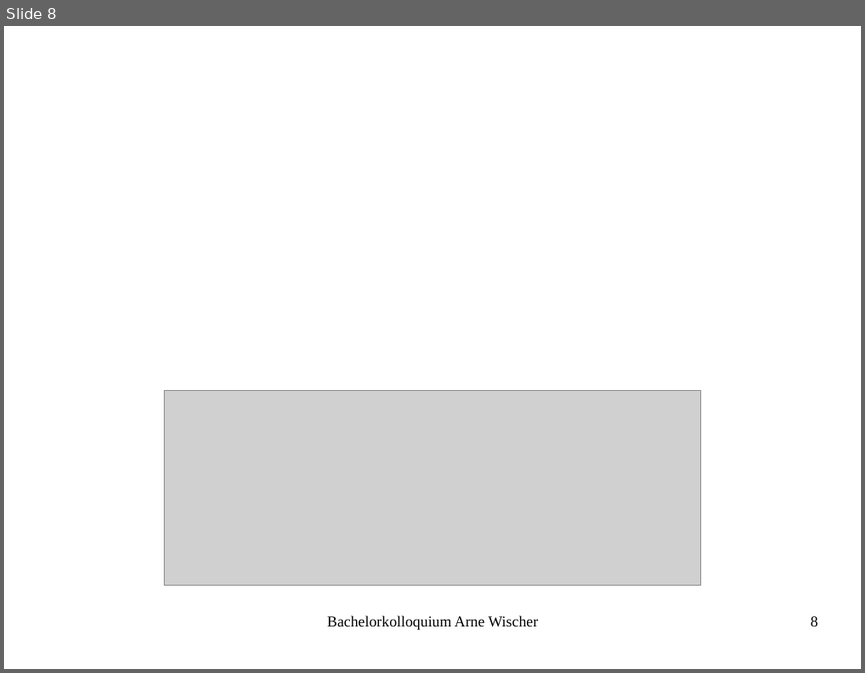
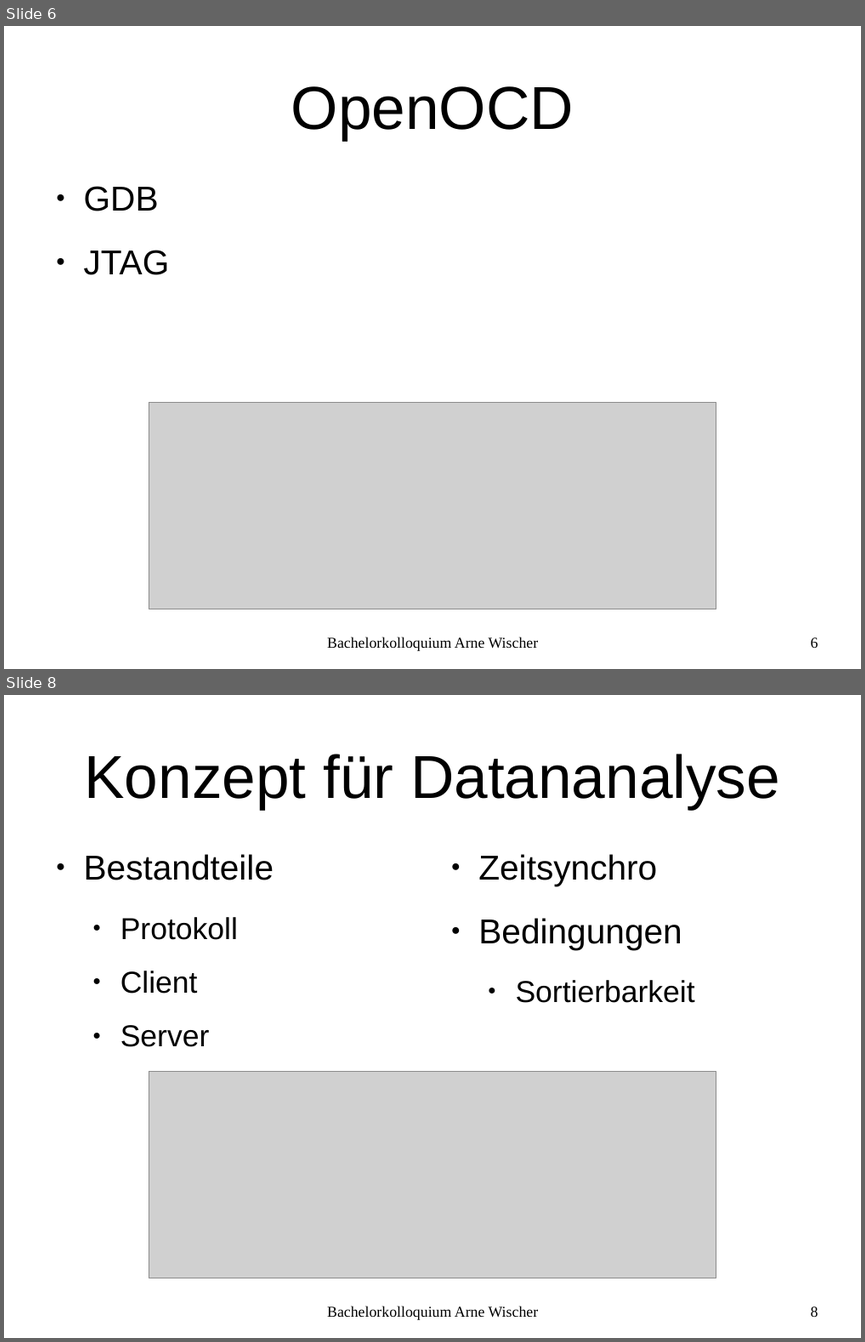
Before and after one commit to fettlaus/Kolloq, a slide deck: Kolloq.odp. Shown one above the other, each under a label of ours: slide 8 before the commit, slides 6 and 8 after it; the slides between them are not shown. The pictures are 865x673 and 865x1342 pixels, drawn with LibreOffice and Linux fonts; fonts in the diff are those of the drawing; grey boxes stand for pictures; background and template pictures are left out. Boxes give left, top, right and bottom in pixels: in the first picture for what was removed or moved away, otherwise in the second. Text is boxed around its words. In the diff, an @@ line names an element or a change of style, - is before the commit and + after.

```diff
--- a/Kolloq.odp
+++ b/Kolloq.odp
@@ slide 8 added at box(4, 695, 861, 1338), background picture (left out) @@
@@ title added at box(84, 754, 780, 810), 56.1 pt, text #000000 @@
+Konzept für Datananalyse
@@ text added at box(84, 854, 274, 1047), 28 pt, text #000000 @@
+● Bestandteile
+  ● Protokoll
+  ● Client
+  ● Server
@@ text added at box(478, 854, 695, 1003), 32 pt, text #000000 @@
+● Zeitsynchro
+● Bedingungen
+  ● Sortierbarkeit
@@ picture added at box(148, 1072, 715, 1277) @@
@@ text added at box(327, 1305, 539, 1320), 14 pt, text #000000 @@
+Bachelorkolloquium Arne Wischer
@@ page number added at box(811, 1306, 818, 1316), 14 pt, text #000000 @@
+8
@@ what was slide 8 is now slide 6 @@
@@ slide 6 changed as well @@
@@ title added at box(291, 86, 574, 141), 56.1 pt, text #000000 @@
+OpenOCD
@@ text added at box(84, 186, 170, 275), 32 pt, text #000000 @@
+● GDB
+● JTAG
@@ picture: place and size @@
-picture at box(164, 390, 701, 585)
+picture at box(148, 403, 715, 608)
@@ text "Bachelorkolloquium Arne Wischer": place and size @@
-text "Bachelorkolloquium Arne Wischer" at box(327, 615, 539, 630)
+text "Bachelorkolloquium Arne Wischer" at box(327, 636, 539, 651)
@@ page number removed at box(811, 616, 818, 626) @@
-8
@@ page number added at box(811, 637, 818, 647), 14 pt, text #000000 @@
+6
```
Also in this commit, not shown: 11 other slides changed, 1 other slide added, 2 slides removed.
